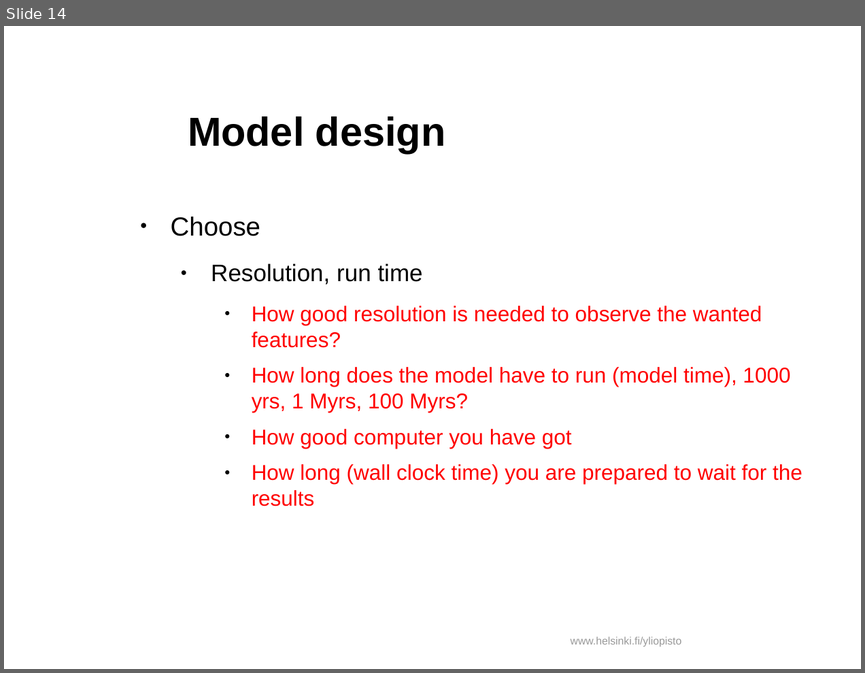
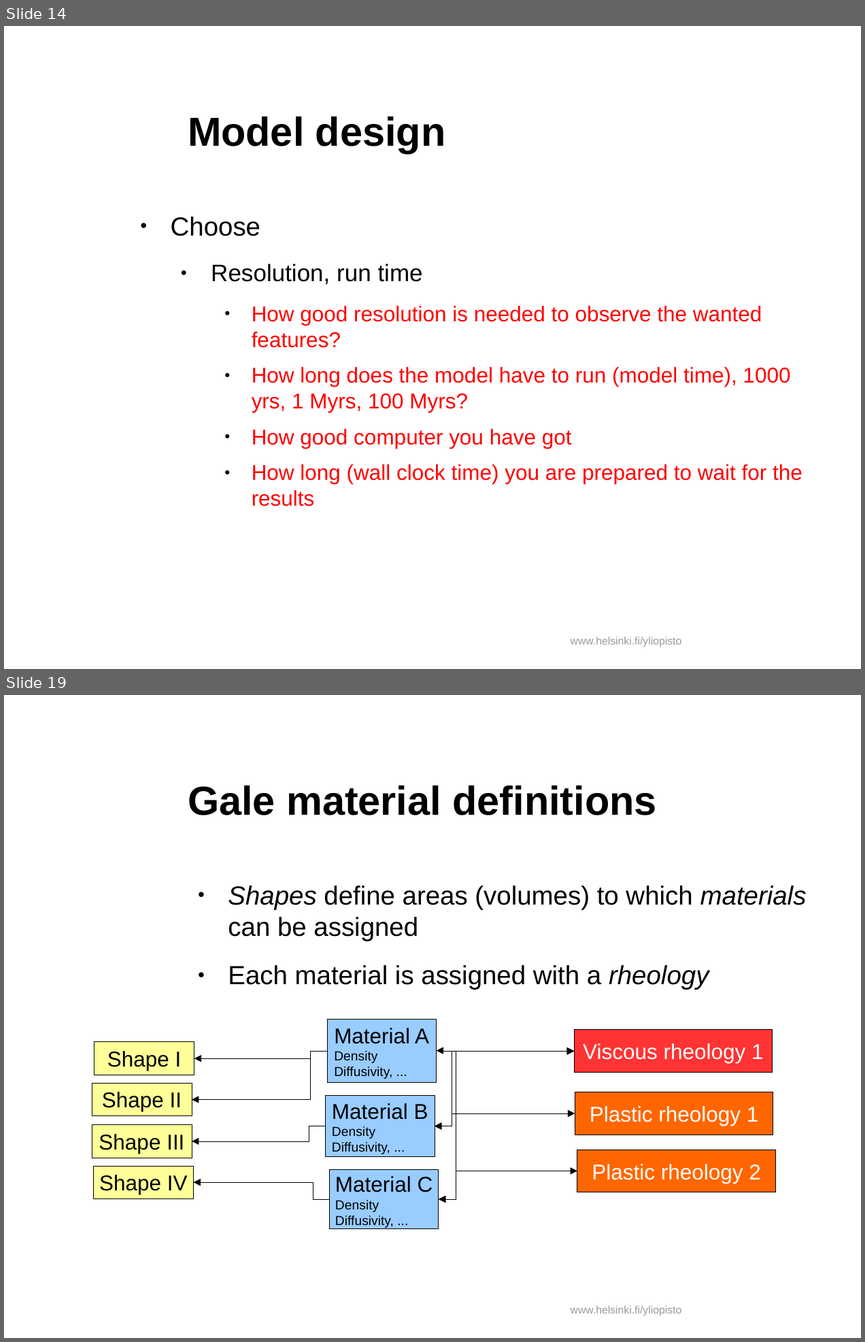
Before and after one commit to HUGG/NGWM2016-modelling-course, a slide deck: Lessons/07-Gale-model-design/Gale-model-design.odp. Shown one above the other, each under a label of ours: slide 14 before the commit, slides 14 and 19 after it; the slides between them are not shown. The pictures are 865x673 and 865x1342 pixels, drawn with LibreOffice and Linux fonts; fonts in the diff are those of the drawing; background and template pictures are left out. Boxes give left, top, right and bottom in pixels: in the first picture for what was removed or moved away, otherwise in the second. Text is boxed around its words. In the diff, an @@ line names an element or a change of style, - is before the commit and + after.

```diff
--- a/Lessons/07-Gale-model-design/Gale-model-design.odp
+++ b/Lessons/07-Gale-model-design/Gale-model-design.odp
@@ slide 19 added at [4, 695, 861, 1338], background #FFFFFF; not listed: 1 template element that a slide beside it also shows @@
@@ title added at [188, 785, 656, 815], 34 pt, text #000000, bold @@
+Gale material definitions
@@ text added at [228, 885, 806, 989], 22 pt, text #000000 @@
+● Shapes define areas (volumes) to which materials can be assigned
+● Each material is assigned with a rheology
@@ rectangle added at [327, 1019, 436, 1083], fill #99CCFF, outline #000000 0 pt, 11 pt, text #000000 @@
+Material A
+Density
+Diffusivity, ...
@@ rectangle added at [574, 1029, 772, 1072], fill #FF3333, outline #000000 0 pt, 18 pt, text #FFFFFF @@
+Viscous rheology 1
@@ rectangle added at [94, 1042, 194, 1074], fill #FFFF99, outline #000000 0 pt, 18 pt, text #000000 @@
+Shape I
@@ elbow arrow added from (327, 1051) to (192, 1100), #000000 0 pt @@
@@ elbow arrow added from (327, 1051) to (194, 1058), #000000 0 pt @@
@@ elbow double arrow added from (434, 1126) to (574, 1051), #000000 0 pt @@
@@ elbow double arrow added from (436, 1051) to (574, 1051), #000000 0 pt @@
@@ elbow double arrow added from (439, 1199) to (574, 1051), #000000 0 pt @@
@@ rectangle added at [92, 1083, 192, 1116], fill #FFFF99, outline #000000 0 pt, 18 pt, text #000000 @@
+Shape II
@@ rectangle added at [325, 1095, 434, 1157], fill #99CCFF, outline #000000 0 pt, 11 pt, text #000000 @@
+Material B
+Density
+Diffusivity, ...
@@ rectangle added at [575, 1091, 772, 1134], fill #FF6600, outline #000000 0 pt, 18 pt, text #FFFFFF @@
+Plastic rheology 1
@@ elbow double arrow added from (434, 1126) to (575, 1113), #000000 0 pt @@
@@ rectangle added at [92, 1124, 192, 1157], fill #FFFF99, outline #000000 0 pt, 18 pt, text #000000 @@
+Shape III
@@ elbow arrow added from (325, 1126) to (192, 1141), #000000 0 pt @@
@@ rectangle added at [577, 1149, 775, 1192], fill #FF6600, outline #000000 0 pt, 18 pt, text #FFFFFF @@
+Plastic rheology 2
@@ rectangle added at [93, 1166, 193, 1198], fill #FFFF99, outline #000000 0 pt, 18 pt, text #000000 @@
+Shape IV
@@ elbow arrow added from (330, 1199) to (193, 1182), #000000 0 pt @@
@@ rectangle added at [330, 1169, 439, 1229], fill #99CCFF, outline #000000 0 pt, 11 pt, text #000000 @@
+Material C
+Density
+Diffusivity, ...
@@ elbow double arrow added from (439, 1199) to (577, 1170), #000000 0 pt @@
```
Also in this commit, not shown: 3 slides changed, 2 other slides added, 1 other file.
